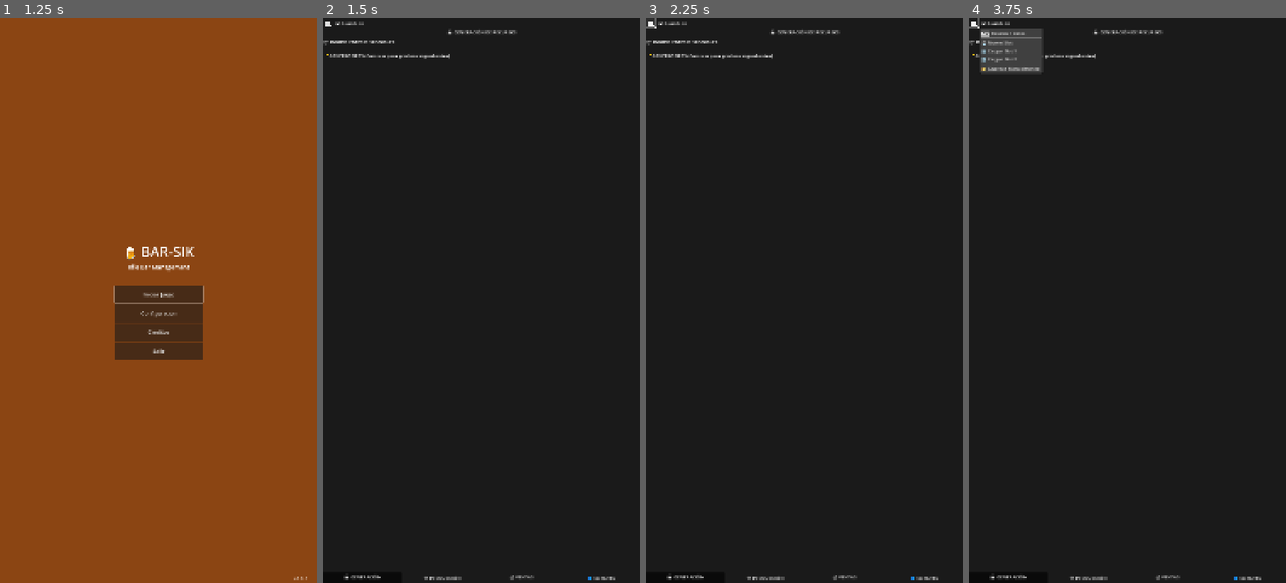
Above: before the commit, frames 1-4 (left to right).
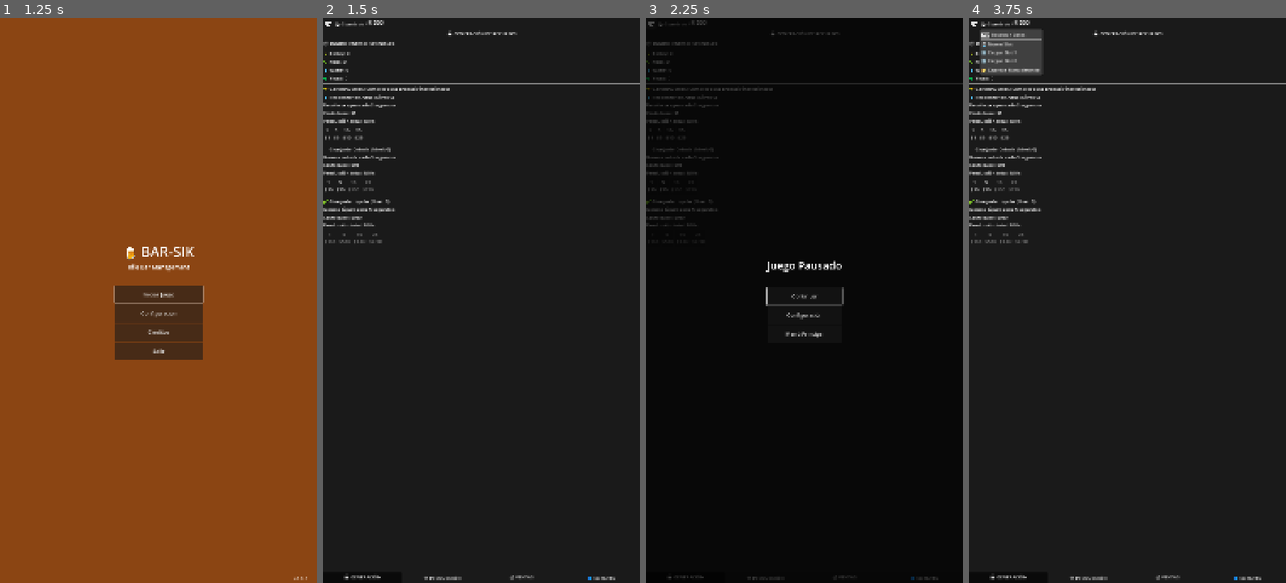
Above: after the commit, the same moments.

Repository: Kavalieri/bar-sik
Game: Godot game, scene res://scenes/SplashScreen.tscn
Two runs of this game, one before a commit and one after it. Both use one fixed random seed, a clock stepped at 60 frames per second and the inputs below.
Inputs (mouse positions are in pixels of both pictures, inside the frame that each line leads up to):
- Up to frame 1 (1.25 s): tap Enter at 0.5 s; move the mouse to (228, 272) at 0.52 s; click (228, 272) at 0.67 s
- Up to frame 2 (1.5 s): click "Iniciar Juego" at 1.25 s
- Up to frame 3 (2.25 s): click "⏸️" at 2 s
- Up to frame 4 (3.75 s): click (1127, 294) at 2.75 s, where only the run after the commit has a clickable "Continuar"; click "💾 Guardado" at 3.5 s

Frame 1 is identical in both runs. In frame 2, 2.3% of the frame differs, in the area x 0-100%, y 0-40%; in frame 3, 1.4%; in frame 4, 2.5%.
Error before the commit: Parse Error: Could not resolve super class inheritance from "GameController". (res://scripts/GameScene.gd:1)

Commit message:
🔧 FIXES CRÍTICOS PRE-RELEASE: AppConfig + GameController + cleanup

Diff:
--- a/project/project.godot
+++ b/project/project.godot
@@ -19,6 +19,7 @@
 
 [autoload]
 
+AppConfig="*res://singletons/AppConfig.gd"
 Router="*res://singletons/Router.gd"
 GameEvents="*res://singletons/GameEvents.gd"
 SaveSystem="*res://singletons/SaveSystem.gd"
--- a/project/scripts/core/GameController.gd
+++ b/project/scripts/core/GameController.gd
@@ -1,12 +1,6 @@
 extends Control
 class_name GameController
-## GameController - C		# Reassignar datos a managers
-	generator_manager.set_game_data(game_data)
-	production_manager.set_game_data(game_data)
-	sales_manager.set_game_data(game_data)
-	customer_manager.set_game_data(game_data)
-	customer_manager.set_production_manager(production_manager)
-	customer_manager.set_production_manager(production_manager)  # Para acceder a definiciones de estacioneslador principal del juego (versión ligera)
+## GameController - Coordinador principal del juego (versión ligera)
 ## Coordina managers y maneja la UI principal
 
 # Escenas precargadas
Empty file removed: project/scenes/GameScene_new.tscn
